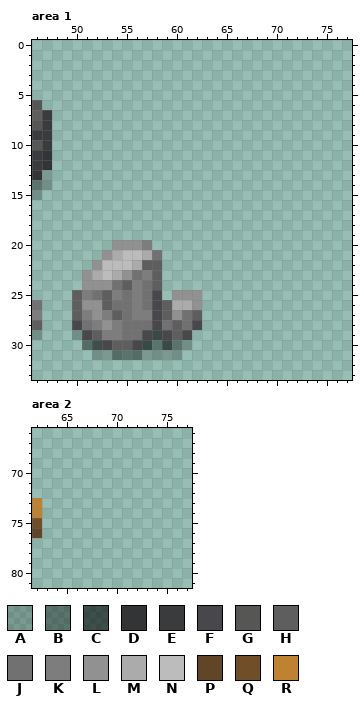
Pixel-art file: src/concept/sprite/decor.aseprite. That is the earlier state.
256x256 pixels, 1 frame. Colours within 5 levels of each other are drawn and written as one. Shown: area 1: x 46..77, y 0..33; area 2: x 62..77, y 66..81.
Palette (. is transparent): A #00000032  B #00000064  C #00000096  D #333436  E #3a3b3d  F #47474c  G #565655  H #5e5e5e  J #717171  K #7d7d7d  L #919191  M #ababab  N #bcbcbc  P #604527  Q #704e28  R #be8230
Pixels before, area 1, first column x 46:
 6 G................
 7 HE...............
 8 GE...............
 9 EE...............
10 GE...............
11 ED...............
12 ED...............
13 DA...............
14 BA...............
15 A................
16 .................
17 .................
18 .................
19 .................
20 ........LLLK.....
21 .......LMNNMJ....
22 ......LNNNMHH....
23 .....LMNMLJKH....
24 .....LLLJHKJH....
25 ....HKJHKJKJF.LLL
26 J...HLLHJJKJFHMML
27 K...HKLKHJKKFHLJH
28 H...FJKLKJJJFJHJF
29 A...AFHKKJJFCFHF.
30 .....BCFHHFCBCBA.
31 ......AABBBAAAA..
Pixels before, area 2, first column x 62:
73 R
74 R
75 Q
76 P
New version:
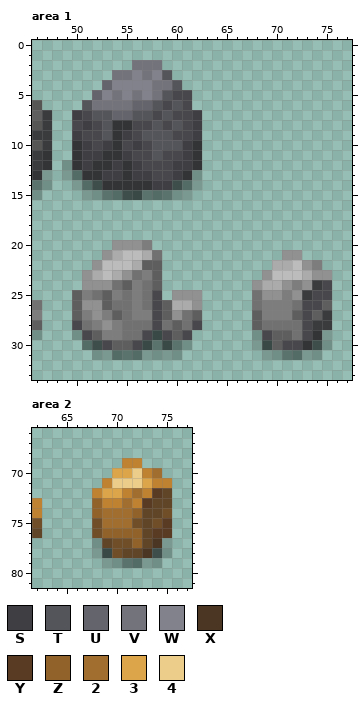
Colours new in this view: S #3e3e43  T #54545b  U #64646c  V #73737c  W #82828c  X #4a3622  Y #593a23  Z #91632a  2 #a16e2f  3 #dca549  4 #eccd8a
The edit:
Area 1, layer "Layer 1":
y 2: x 56..58 ... -> VVV
y 3: x 54..59 ...... -> VVWVWT
y 4: x 53..60 ........ -> UWWWWVVT
y 5: x 52..61 .......... -> UWVWVWVTFF
y 6: x 51..61 ........... -> TVVVVUUTFTF
y 7: x 50..62 ............. -> SFTTUUTTFTFFS
y 8: x 50..62 ............. -> FSFTDDFFTFTFS
y 9: x 50..62 ............. -> SFFTDSFTTTFFS
y 10: x 50..62 ............. -> DSFSDFSFTTTSD
y 11: x 50..62 ............. -> DSSDDSFFTFFSD
y 12: x 49..62 .............. -> ADSDDSDSFFFSSD
y 13: x 49..62 .............. -> ABDDSSDSSFFSDA
y 14: x 50..62 ............. -> ABCDDDDDSSCBA
y 15: x 51..61 ........... -> AABBCCBBBAA
y 21: x 71..72 .. -> LL
y 22: x 70..74 ..... -> MMNLK
y 23: x 69..75 ....... -> LNNNMLL
y 24: x 68..75 ........ -> LMMLKLEF
y 25: x 68..75 ........ -> JLLKLEFF
y 26: x 68..75 ........ -> JKKKJFFH
y 27: x 68..75 ........ -> HKKKHFHE
y 28: x 68..75 ........ -> HJJJJFEE
y 29: x 68..75 ........ -> AFHHJFDA
y 30: x 68..75 ........ -> ACHFFDCA
y 31: x 69..74 ...... -> AABBAA
Area 2, layer "Layer 1":
y 69: x 71..72 .. -> RR
y 70: x 70..74 ..... -> 334R2
y 71: x 69..75 ....... -> R4443RR
y 72: x 68..75 ........ -> R33R2RYP
y 73: x 68..75 ........ -> ZRR2RYPP
y 74: x 68..75 ........ -> Z222ZPPQ
y 75: x 68..75 ........ -> Q222QPQY
y 76: x 68..75 ........ -> QZZZZPYY
y 77: x 68..75 ........ -> APQQZPXA
y 78: x 68..75 ........ -> ACQPPXCA
y 79: x 69..74 ...... -> AABBAA
